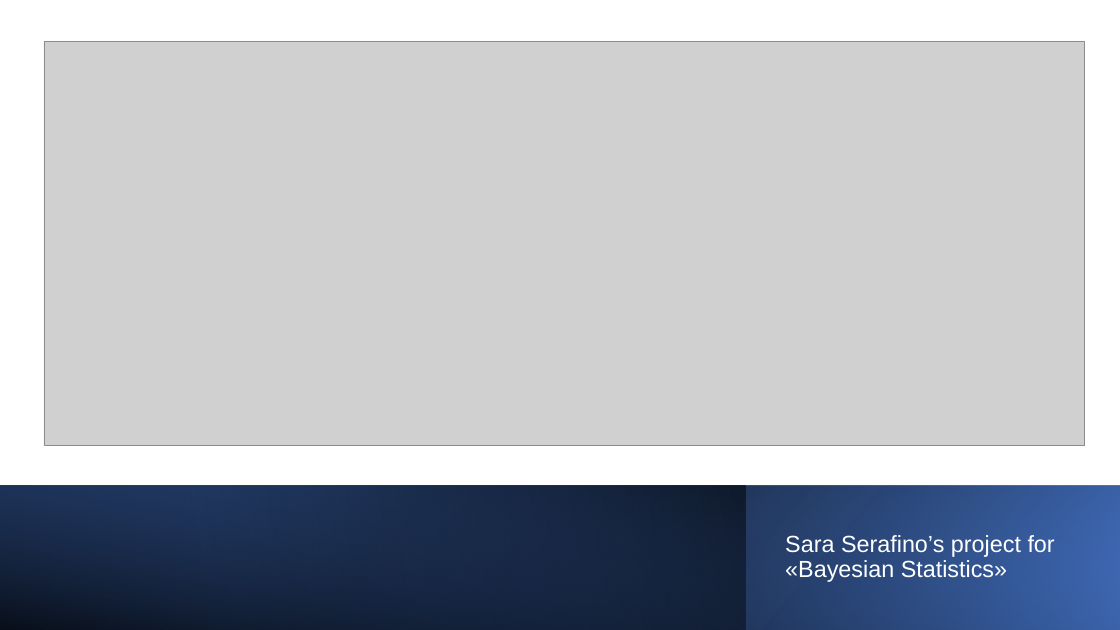
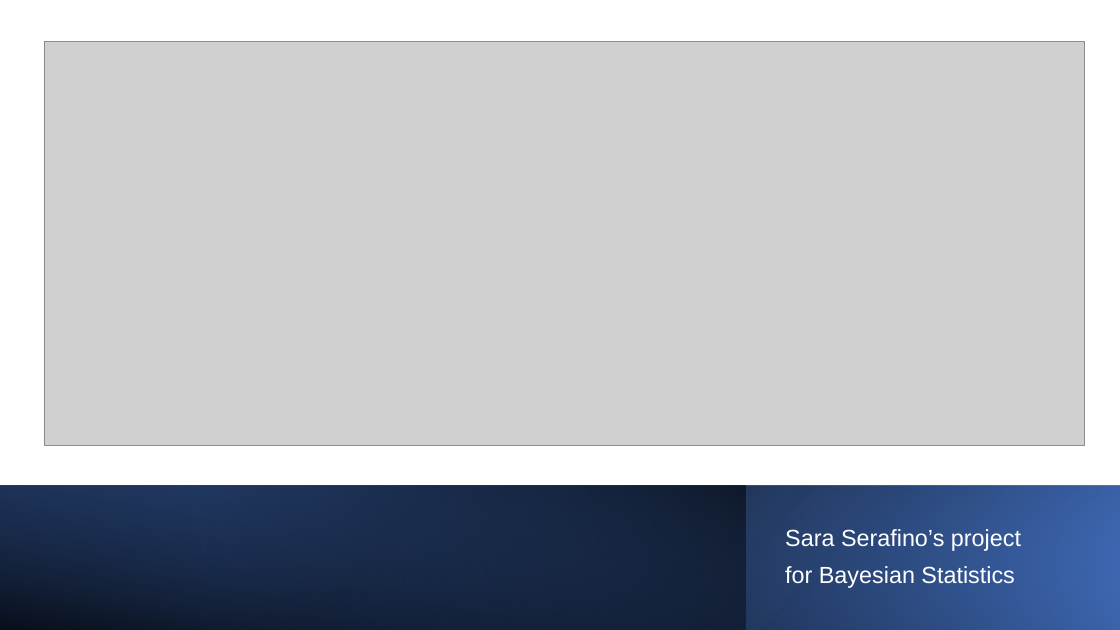
Before and after one commit to saraserafino/UVB-exposure-on-melanoma-mortality, a slide deck: slide 1 of UVB-exposure-on-melanoma-mortality.pptx. Drawn at 1120x630 pixels with LibreOffice and Linux fonts; fonts in the diff are those of the drawing; grey boxes stand for pictures. Boxes give left, top, right and bottom in pixels: in the first picture for what was removed or moved away, otherwise in the second. Text is boxed around its words. In the diff, an @@ line names an element or a change of style, - is before the commit and + after.

```diff
--- a/UVB-exposure-on-melanoma-mortality.pptx
+++ b/UVB-exposure-on-melanoma-mortality.pptx
@@ subtitle at box(785, 529, 1021, 588): text changed @@
-Sara Serafino’s project for «Bayesian Statistics»
+Sara Serafino’s project
+for Bayesian Statistics
```
Also in this commit, not shown: 8 other slides changed, 11 slides added, 4 slides removed, 10 other files.
